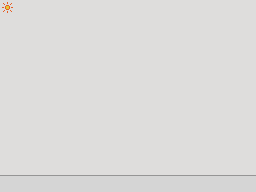
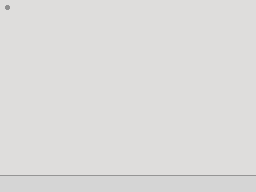
Two versions of the same layered image (256×192). Layer-by-layer changes:
added layer "brightness icon 2" above "brightness icon" over [5, 5, 10, 10]
hid "brightness icon" over [2, 2, 13, 13]
